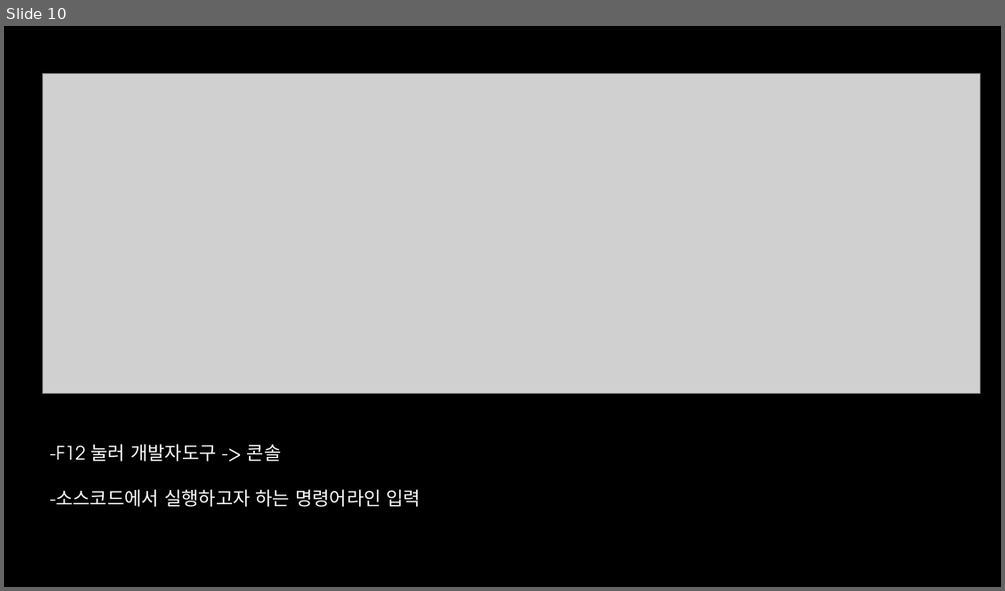
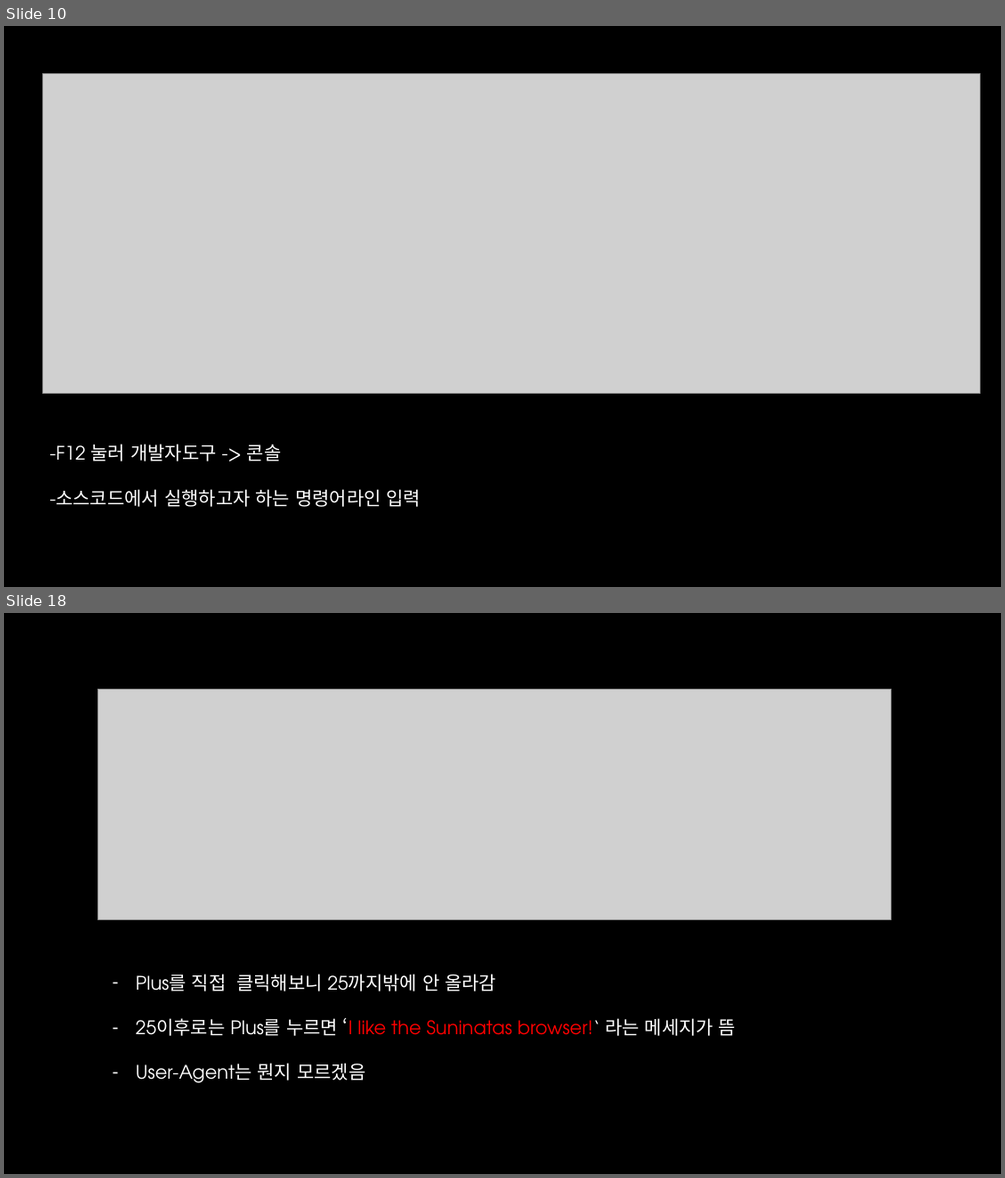
Before and after one commit to TAEKnical/Presentation-material-, a slide deck: 모두의보안 suninatas web.pptx. Shown one above the other, each under a label of ours: slide 10 before the commit, slides 10 and 18 after it; the slides between them are not shown. The pictures are 1005x591 and 1005x1178 pixels, drawn with LibreOffice and Linux fonts; fonts in the diff are those of the drawing; grey boxes stand for pictures; background and template pictures are left out. Boxes give left, top, right and bottom in pixels: in the first picture for what was removed or moved away, otherwise in the second. Text is boxed around its words. In the diff, an @@ line names an element or a change of style, - is before the commit and + after.

```diff
--- a/모두의보안 suninatas web.pptx
+++ b/모두의보안 suninatas web.pptx
@@ slide 18 added at [4, 613, 1001, 1174], background picture (left out) @@
@@ picture added at [98, 690, 890, 919] @@
@@ text added at [136, 973, 736, 1083], 18 pt, text #FFFFFF @@
+– Plus를 직접 클릭해보니 25까지밖에 안 올라감
+– 25이후로는 Plus를 누르면 ‘I like the Suninatas browser!‘ 라는 메세지가 뜸
+– User-Agent는 뭔지 모르겠음
```
Also in this commit, not shown: 17 other slides added.
